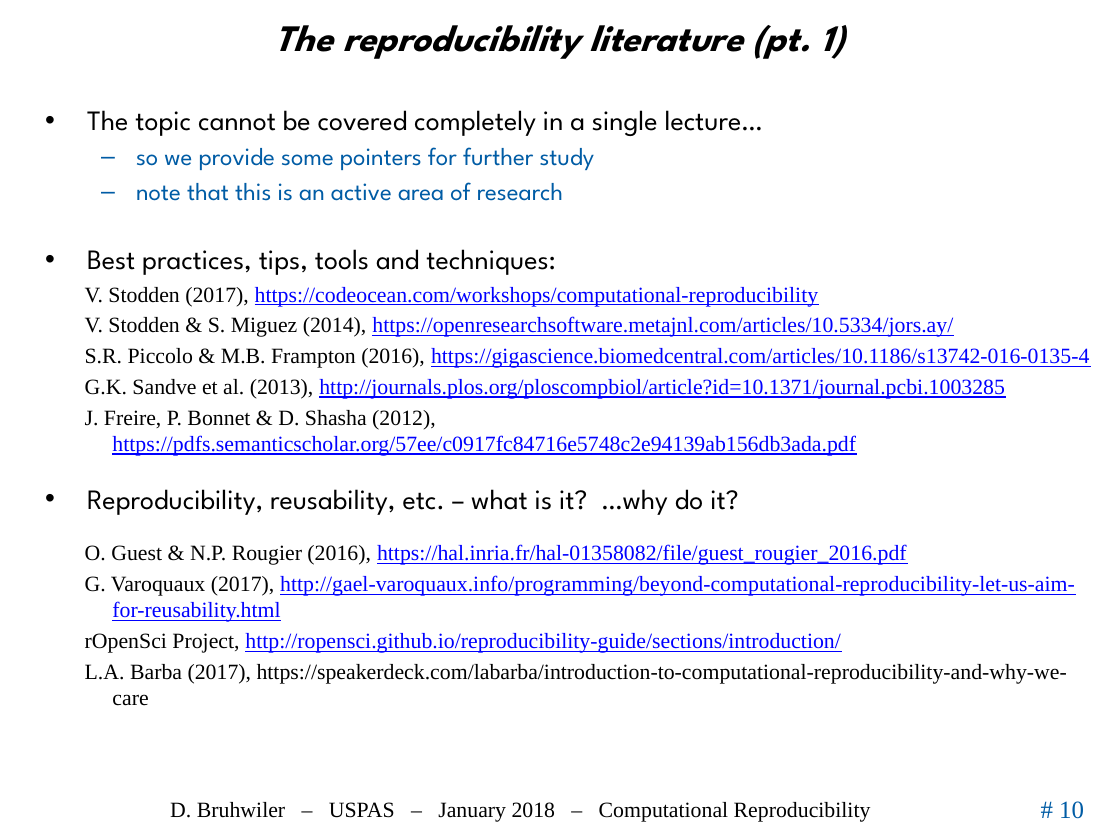
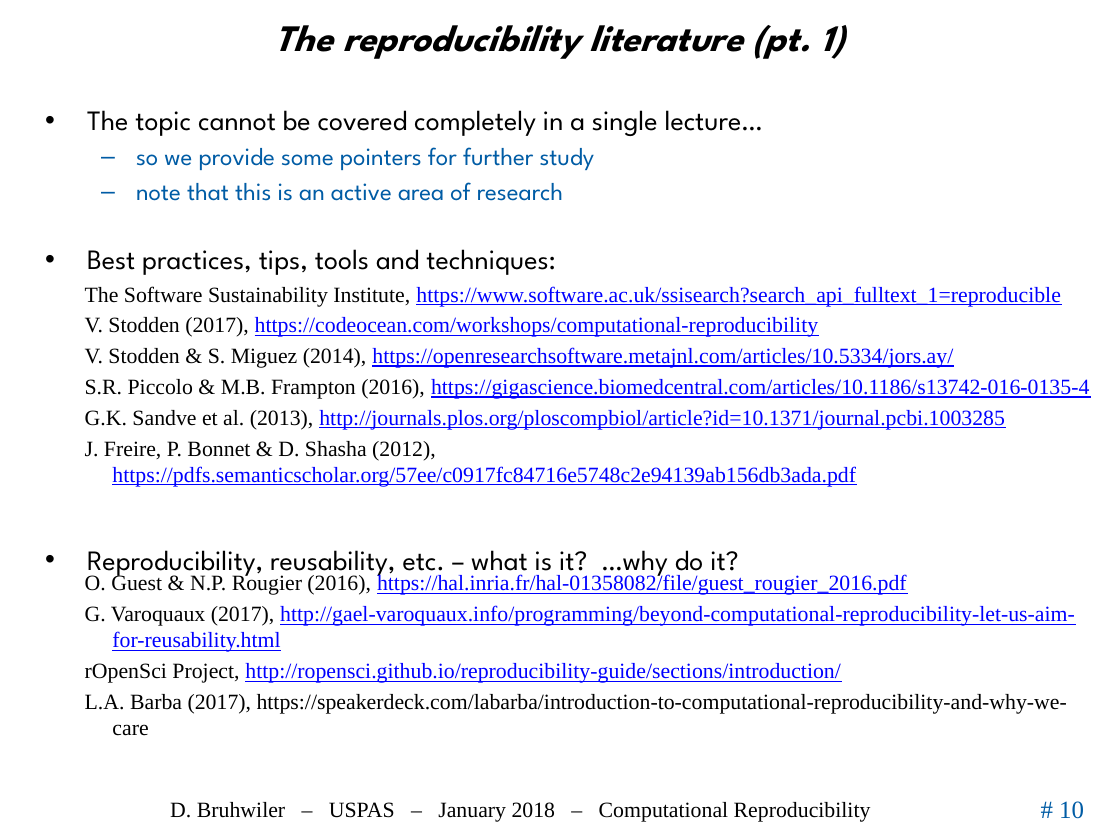
Before and after one commit to uspas/simbeamplasma18, a slide deck: slide 10 of computational_reproducibility/lecture/2018_ComputationalReproducibility_Bruhwiler_USPAS.pptx. Drawn at 1120x840 pixels with LibreOffice and Linux fonts; fonts in the diff are those of the drawing; background and template pictures are left out. Boxes give left, top, right and bottom in pixels: in the first picture for what was removed or moved away, otherwise in the second. Text is boxed around its words. In the diff, an @@ line names an element or a change of style, - is before the commit and + after.

```diff
--- a/computational_reproducibility/lecture/2018_ComputationalReproducibility_Bruhwiler_USPAS.pptx
+++ b/computational_reproducibility/lecture/2018_ComputationalReproducibility_Bruhwiler_USPAS.pptx
@@ text "The topic cannot be covered ..." rewrapped from (87,110,763,515) to (87,110,763,579) @@
@@ text at (85,286,1061,307): paragraph added @@
+The Software Sustainability Institute, https://www.software.ac.uk/ssisearch?search_api_fulltext_1=reproducible
@@ text "O. Guest & N.P. Rougier ...": place and size @@
-text "O. Guest & N.P. Rougier ..." at (85,544,1075,706)
+text "O. Guest & N.P. Rougier ..." at (85,574,1075,736)
```
Also in this commit, not shown: 9 other slides changed.
